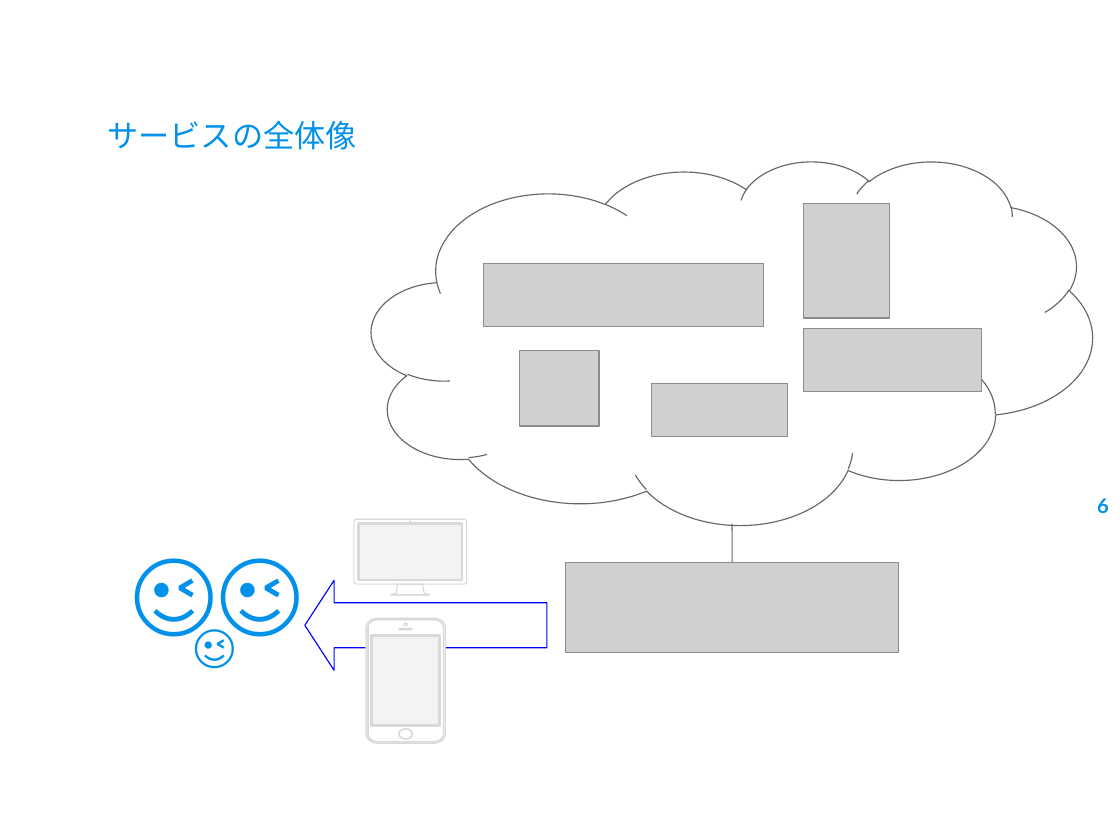
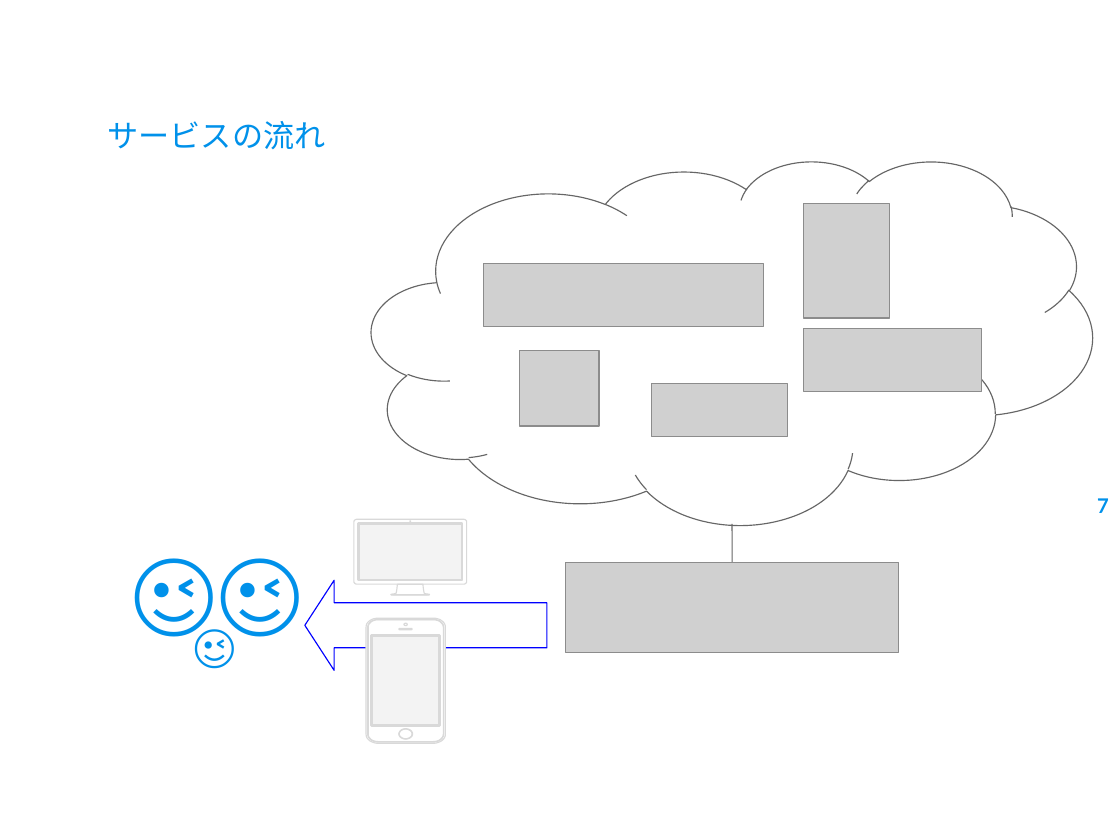
Before and after one commit to Orimai05/arritateam, a slide deck: slide 7 of slide/20190424-25_kaizen_bootcamp.pptx (slide 6 before the commit). Drawn at 1120x840 pixels with LibreOffice and Linux fonts; fonts in the diff are those of the drawing; grey boxes stand for pictures; background and template pictures are left out. Boxes give left, top, right and bottom in pixels: in the first picture for what was removed or moved away, otherwise in the second. Text is boxed around its words. In the diff, an @@ line names an element or a change of style, - is before the commit and + after.

Commit message:
サービスを説明するページを追加

```diff
--- a/slide/20190424-25_kaizen_bootcamp.pptx
+++ b/slide/20190424-25_kaizen_bootcamp.pptx
@@ title at bbox=[108, 121, 326, 149]: text changed @@
-サービスの全体像
+サービスの流れ
@@ page number at bbox=[1097, 498, 1109, 513]: text changed @@
-6
+7
```
Also in this commit, not shown: 3 other slides changed, 1 slide added, 1 other file.
